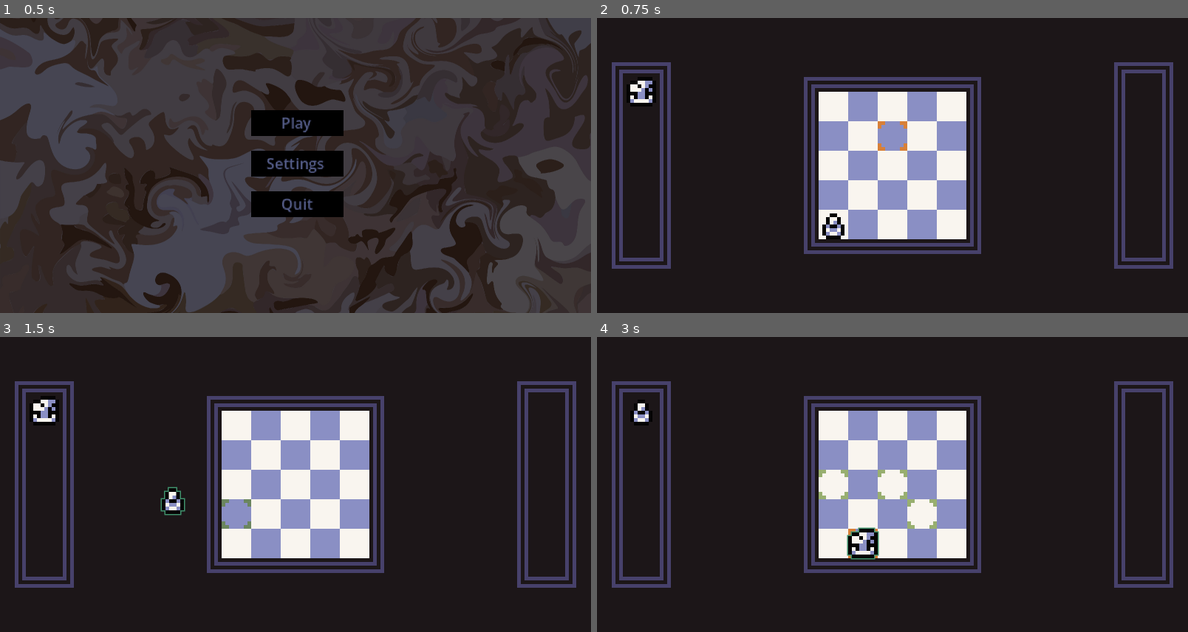
Above: before the commit, frames 1-4 (two rows, left to right).
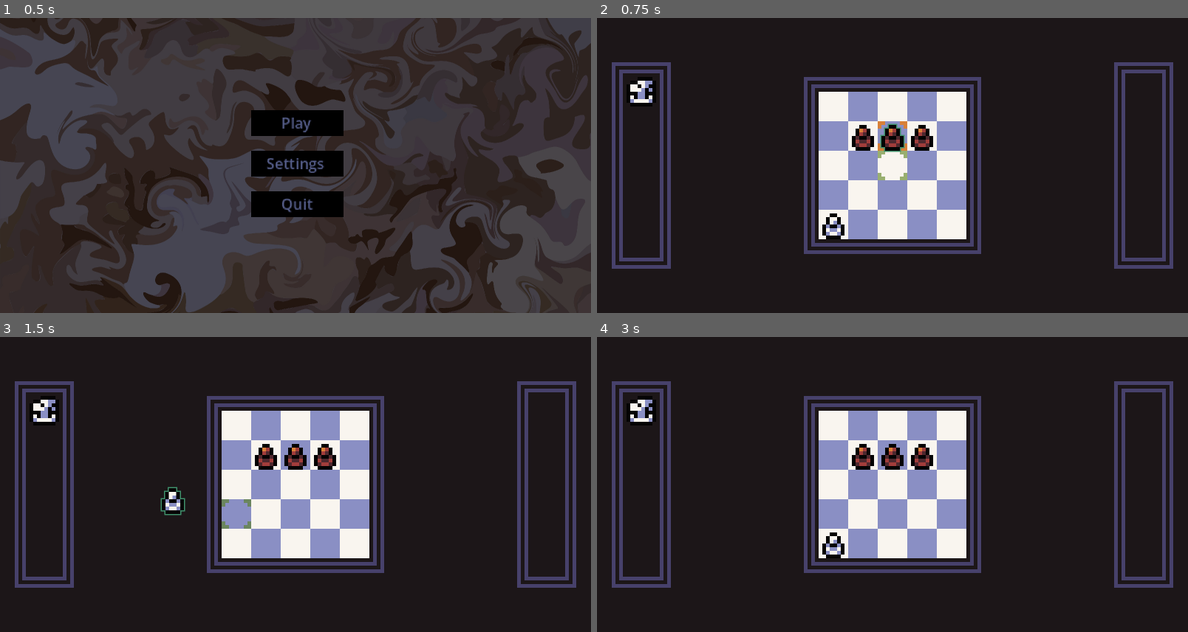
Above: after the commit, the same moments.

Repository: dcmbrk/chess
Game: Godot game, scene res://scenes/main-menu/main_menu.tscn
The game is run twice, just before and just after one commit, with the same random seed, the same clock (stepped at 60 frames per second) and the same inputs.
Inputs (mouse positions are in pixels of both pictures, inside the frame that each line leads up to):
- Up to frame 1 (0.5 s): no input
- Up to frame 2 (0.75 s): click "Play" at 0.5 s
- Up to frame 3 (1.5 s): tap Enter at 1.25 s; drag from (236, 543) to (47, 410) at 1.27 s
- Up to frame 4 (3 s): drag from (644, 410) to (862, 543) at 2.02 s; tap Alt at 2.85 s; click (862, 543) at 2.92 s

Frame 1 is identical in both runs. In frame 2, 0.9% of the frame differs, in the area x 43-57%, y 35-55%; in frame 3, 0.8%; in frame 4, 1.9%, in the area x 5-58%, y 21-76%.

Commit message:
Add play turn

Diff:
--- /dev/null
+++ b/chess/components/turn_manager.gd
@@ -0,0 +1,33 @@
+class_name TurnManager
+extends Node
+
+signal turn_started(team: UnitStats.Team)
+
+@export var starting_team := UnitStats.Team.WHITE
+
+var current_team: UnitStats.Team
+var active := false
+
+
+static func get_opponent(team: UnitStats.Team) -> UnitStats.Team:
+	return UnitStats.Team.BLACK if team == UnitStats.Team.WHITE else UnitStats.Team.WHITE
+
+
+func start_battle() -> void:
+	active = true
+	current_team = starting_team
+	turn_started.emit(current_team)
+
+
+func end_turn() -> void:
+	assert(active, "Can't end a turn outside of a battle!")
+	current_team = get_opponent(current_team)
+	turn_started.emit(current_team)
+
+
+func can_move(piece: UnitStats) -> bool:
+	return active and piece != null and piece.team == current_team
+
+
+func is_legal_move(board: BoardState, from: Vector2i, to: Vector2i) -> bool:
+	return can_move(board.get_piece(from)) and to in MoveRules.get_legal_moves(board, from)
--- a/chess/components/unit_mover.gd
+++ b/chess/components/unit_mover.gd
@@ -1,12 +1,17 @@
 class_name UnitMover
 extends Node
 
+signal unit_captured(unit: Unit)
+
 @export var play_areas: Array[PlayArea]
+@export var board: PlayArea
+@export var turn_manager: TurnManager
 
 
 func _ready() -> void:
 	var units := get_tree().get_nodes_in_group("units")
 	for unit: Unit in units:
+		_register_unit(unit)
 		setup_unit(unit)
 
 
@@ -15,6 +20,43 @@
 	unit.drag_and_drop.drag_canceled.connect(_on_unit_drag_canceled.bind(unit))
 	unit.drag_and_drop.dropped.connect(_on_unit_dropped.bind(unit))
 
+
+
+## Moves a unit that is on the board, following the chess rules.
+## Returns false (and changes nothing) if the move is illegal.
+func perform_board_move(unit: Unit, from: Vector2i, to: Vector2i) -> bool:
+	# The unit may already be removed from the grid while it is dragged.
+	var board_state := board.unit_grid.to_board_state()
+	board_state.set_piece(from, unit.stats)
+
+	if not turn_manager.is_legal_move(board_state, from, to):
+		return false
+
+	if board.unit_grid.units[from] == unit:
+		board.unit_grid.remove_unit(from)
+
+	var captured := board.unit_grid.units[to] as Unit
+	if captured:
+		board.unit_grid.remove_unit(to)
+		unit_captured.emit(captured)
+		captured.queue_free()
+
+	_move_unit(unit, board, to)
+	turn_manager.end_turn()
+	return true
+
+
+func _is_battle_active() -> bool:
+	return turn_manager != null and turn_manager.active
+
+
+func _register_unit(unit: Unit) -> void:
+	var i := _get_play_area_for_position(unit.global_position)
+	if i == -1:
+		return
+
+	var tile := play_areas[i].get_tile_from_global(unit.global_position)
+	play_areas[i].unit_grid.add_unit(tile, unit)
 
 
 func _set_highlighters(enabled: bool) -> void:
@@ -76,6 +118,12 @@
 	var new_area := play_areas[drop_area_index]
 	var new_tile := new_area.get_hovered_tile()
 
+	if _is_battle_active() and (old_area == board or new_area == board):
+		var is_board_move := old_area == board and new_area == board
+		if not is_board_move or not perform_board_move(unit, old_tile, new_tile):
+			_reset_unit_to_starting_position(starting_position, unit)
+		return
+
 	if new_area.unit_grid.is_tile_occupied(new_tile):
 		var old_unit: Unit = new_area.unit_grid.units[new_tile]
 		new_area.unit_grid.remove_unit(new_tile)
--- a/chess/core/board_state.gd
+++ b/chess/core/board_state.gd
@@ -30,6 +30,17 @@
 		_pieces.erase(tile)
 
 
+## Moves the piece and returns the captured piece, or null.
+func move_piece(from: Vector2i, to: Vector2i) -> UnitStats:
+	var piece := get_piece(from)
+	assert(piece, "No piece to move at %s!" % from)
+
+	var captured := get_piece(to)
+	set_piece(from, null)
+	set_piece(to, piece)
+	return captured
+
+
 func is_empty(tile: Vector2i) -> bool:
 	return get_piece(tile) == null
 
--- a/chess/scenes/arena/arena.gd
+++ b/chess/scenes/arena/arena.gd
@@ -8,7 +8,11 @@
 @onready var unit_mover: UnitMover = $UnitMover
 @onready var unit_spawner: UnitSpawner = $UnitSpawner
 @onready var move_highlighter: MoveHighlighter = $MoveHighlighter
+@onready var turn_manager: TurnManager = $TurnManager
 
 func _ready() -> void:
 	unit_spawner.unit_spawned.connect(unit_mover.setup_unit)
 	unit_spawner.unit_spawned.connect(move_highlighter.setup_unit)
+
+	# TODO: start the battle from the preparation phase's GO button instead.
+	turn_manager.start_battle()
--- a/chess/scenes/arena/arena.tscn
+++ b/chess/scenes/arena/arena.tscn
@@ -10,6 +10,8 @@
 [ext_resource type="Script" uid="uid://cmjxdk0g3g2pg" path="res://components/unit_mover.gd" id="7_u52cf"]
 [ext_resource type="Script" uid="uid://c3kvvpgst77kx" path="res://components/unit_spawner.gd" id="9_6w4xk"]
 [ext_resource type="Script" uid="uid://wopted37y6qy" path="res://components/move_highlighter.gd" id="10_mvhl"]
+[ext_resource type="Script" uid="uid://c7f17g8h7fg7m" path="res://components/turn_manager.gd" id="11_trnm"]
+[ext_resource type="Resource" uid="uid://currstgllm6ix" path="res://data/pieces/black_pawn.tres" id="12_bpwn"]
 
 [node name="Arena" type="Node2D" unique_id=392534286]
 script = ExtResource("1_8trdl")
@@ -34,6 +36,18 @@
 
 [node name="Piece" parent="Board" unique_id=725347935 instance=ExtResource("3_5tue2")]
 position = Vector2(4, 36)
+
+[node name="BlackPawn1" parent="Board" instance=ExtResource("3_5tue2")]
+position = Vector2(12, 12)
+stats = ExtResource("12_bpwn")
+
+[node name="BlackPawn2" parent="Board" instance=ExtResource("3_5tue2")]
+position = Vector2(20, 12)
+stats = ExtResource("12_bpwn")
+
+[node name="BlackPawn3" parent="Board" instance=ExtResource("3_5tue2")]
+position = Vector2(28, 12)
+stats = ExtResource("12_bpwn")
 
 [node name="Highlight" type="TileMapLayer" parent="Board" unique_id=176524095]
 tile_set = ExtResource("1_1qjuf")
@@ -100,9 +114,15 @@
 script = ExtResource("4_aj7ud")
 size = Vector2i(1, 6)
 
-[node name="UnitMover" type="Node" parent="." unique_id=1511565796 node_paths=PackedStringArray("play_areas")]
+[node name="TurnManager" type="Node" parent="."]
+script = ExtResource("11_trnm")
+metadata/_custom_type_script = "uid://c7f17g8h7fg7m"
+
+[node name="UnitMover" type="Node" parent="." unique_id=1511565796 node_paths=PackedStringArray("play_areas", "board", "turn_manager")]
 script = ExtResource("7_u52cf")
 play_areas = [NodePath("../Board"), NodePath("../Bench")]
+board = NodePath("../Board")
+turn_manager = NodePath("../TurnManager")
 metadata/_custom_type_script = "uid://cmjxdk0g3g2pg"
 
 [node name="MoveHighlighter" type="Node" parent="." node_paths=PackedStringArray("play_area", "hint_layer")]
--- a/chess/test/unit/test_board_state.gd
+++ b/chess/test/unit/test_board_state.gd
@@ -44,3 +44,26 @@
 	assert_true(board.is_enemy(Vector2i(0, 0), Team.WHITE))
 	assert_false(board.is_enemy(Vector2i(0, 0), Team.BLACK))
 	assert_false(board.is_enemy(Vector2i(1, 1), Team.WHITE), "empty tile is not an enemy")
+
+
+func test_move_piece_to_empty_tile() -> void:
+	var rook := PieceFactory.make(Type.ROOK)
+	board.set_piece(Vector2i(0, 0), rook)
+
+	var captured := board.move_piece(Vector2i(0, 0), Vector2i(0, 3))
+
+	assert_null(captured)
+	assert_true(board.is_empty(Vector2i(0, 0)))
+	assert_eq(board.get_piece(Vector2i(0, 3)), rook)
+
+
+func test_move_piece_returns_captured_piece() -> void:
+	var rook := PieceFactory.make(Type.ROOK)
+	var enemy := PieceFactory.make(Type.PAWN, Team.BLACK)
+	board.set_piece(Vector2i(0, 0), rook)
+	board.set_piece(Vector2i(0, 3), enemy)
+
+	var captured := board.move_piece(Vector2i(0, 0), Vector2i(0, 3))
+
+	assert_eq(captured, enemy)
+	assert_eq(board.get_piece(Vector2i(0, 3)), rook)
--- /dev/null
+++ b/chess/test/unit/test_turn_manager.gd
@@ -0,0 +1,71 @@
+extends GutTest
+
+const Type := UnitStats.Type
+const Team := UnitStats.Team
+
+var turn_manager: TurnManager
+
+
+func before_each() -> void:
+	turn_manager = TurnManager.new()
+	add_child_autofree(turn_manager)
+
+
+func test_is_inactive_before_battle() -> void:
+	assert_false(turn_manager.active)
+	assert_false(turn_manager.can_move(PieceFactory.make(Type.PAWN)))
+
+
+func test_start_battle_gives_first_turn_to_starting_team() -> void:
+	watch_signals(turn_manager)
+
+	turn_manager.start_battle()
+
+	assert_true(turn_manager.active)
+	assert_eq(turn_manager.current_team, Team.WHITE)
+	assert_signal_emitted_with_parameters(turn_manager, "turn_started", [Team.WHITE])
+
+
+func test_starting_team_can_be_black() -> void:
+	turn_manager.starting_team = Team.BLACK
+	turn_manager.start_battle()
+
+	assert_eq(turn_manager.current_team, Team.BLACK)
+
+
+func test_end_turn_alternates_teams() -> void:
+	turn_manager.start_battle()
+	watch_signals(turn_manager)
+
+	turn_manager.end_turn()
+	assert_eq(turn_manager.current_team, Team.BLACK)
+
+	turn_manager.end_turn()
+	assert_eq(turn_manager.current_team, Team.WHITE)
+	assert_signal_emit_count(turn_manager, "turn_started", 2)
+
+
+func test_get_opponent() -> void:
+	assert_eq(TurnManager.get_opponent(Team.WHITE), Team.BLACK)
+	assert_eq(TurnManager.get_opponent(Team.BLACK), Team.WHITE)
+
+
+func test_only_current_team_can_move() -> void:
+	turn_manager.start_battle()
+
+	assert_true(turn_manager.can_move(PieceFactory.make(Type.PAWN, Team.WHITE)))
+	assert_false(turn_manager.can_move(PieceFactory.make(Type.PAWN, Team.BLACK)))
+	assert_false(turn_manager.can_move(null))
+
+
+func test_is_legal_move() -> void:
+	var board := PieceFactory.board_with({
+		Vector2i(2, 2): PieceFactory.make(Type.PAWN, Team.WHITE),
+		Vector2i(0, 0): PieceFactory.make(Type.PAWN, Team.BLACK),
+	})
+	turn_manager.start_battle()
+
+	assert_true(turn_manager.is_legal_move(board, Vector2i(2, 2), Vector2i(2, 1)), "legal pawn move")
+	assert_false(turn_manager.is_legal_move(board, Vector2i(2, 2), Vector2i(2, 0)), "too far")
+	assert_false(turn_manager.is_legal_move(board, Vector2i(0, 0), Vector2i(0, 1)), "not black's turn")
+	assert_false(turn_manager.is_legal_move(board, Vector2i(4, 4), Vector2i(4, 3)), "empty tile")
--- /dev/null
+++ b/chess/test/unit/test_unit_mover.gd
@@ -0,0 +1,101 @@
+extends GutTest
+
+const ARENA = preload("res://scenes/arena/arena.tscn")
+const UNIT = preload("res://scenes/unit/unit.tscn")
+const WHITE_PAWN = preload("res://data/pieces/white_pawn.tres")
+
+var arena: Arena
+var board: PlayArea
+var grid: UnitGrid
+var unit_mover: UnitMover
+var turn_manager: TurnManager
+
+
+func before_each() -> void:
+	arena = ARENA.instantiate()
+	add_child_autofree(arena)
+	board = arena.get_node("Board")
+	grid = board.unit_grid
+	unit_mover = arena.unit_mover
+	turn_manager = arena.turn_manager
+
+
+func _place_unit(tile: Vector2i, stats: UnitStats) -> Unit:
+	var unit: Unit = UNIT.instantiate()
+	grid.add_child(unit)
+	unit.stats = stats
+	unit.global_position = board.get_global_from_tile(tile)
+	grid.add_unit(tile, unit)
+	unit_mover.setup_unit(unit)
+	return unit
+
+
+func test_units_placed_in_scene_are_registered_in_grid() -> void:
+	assert_eq(grid.units[Vector2i(0, 4)], arena.get_node("Board/Piece"))
+	assert_eq(grid.units[Vector2i(1, 1)], arena.get_node("Board/BlackPawn1"))
+
+
+func test_arena_starts_battle_with_white() -> void:
+	assert_true(turn_manager.active)
+	assert_eq(turn_manager.current_team, UnitStats.Team.WHITE)
+
+
+func test_legal_move_moves_unit_and_ends_turn() -> void:
+	var pawn: Unit = grid.units[Vector2i(0, 4)]
+
+	var moved := unit_mover.perform_board_move(pawn, Vector2i(0, 4), Vector2i(0, 3))
+
+	assert_true(moved)
+	assert_null(grid.units[Vector2i(0, 4)])
+	assert_eq(grid.units[Vector2i(0, 3)], pawn)
+	assert_eq(pawn.global_position, board.get_global_from_tile(Vector2i(0, 3)))
+	assert_eq(turn_manager.current_team, UnitStats.Team.BLACK)
+
+
+func test_illegal_move_changes_nothing() -> void:
+	var pawn: Unit = grid.units[Vector2i(0, 4)]
+
+	var moved := unit_mover.perform_board_move(pawn, Vector2i(0, 4), Vector2i(0, 2))
+
+	assert_false(moved)
+	assert_eq(grid.units[Vector2i(0, 4)], pawn)
+	assert_null(grid.units[Vector2i(0, 2)])
+	assert_eq(turn_manager.current_team, UnitStats.Team.WHITE)
+
+
+func test_cannot_move_on_opponents_turn() -> void:
+	var black_pawn: Unit = grid.units[Vector2i(1, 1)]
+
+	assert_false(unit_mover.perform_board_move(black_pawn, Vector2i(1, 1), Vector2i(1, 2)))
+	assert_eq(grid.units[Vector2i(1, 1)], black_pawn)
+
+
+func test_capture_removes_enemy_unit() -> void:
+	var white_pawn := _place_unit(Vector2i(2, 2), WHITE_PAWN)
+	var victim: Unit = grid.units[Vector2i(1, 1)]
+	watch_signals(unit_mover)
+
+	var moved := unit_mover.perform_board_move(white_pawn, Vector2i(2, 2), Vector2i(1, 1))
+
+	assert_true(moved)
+	assert_eq(grid.units[Vector2i(1, 1)], white_pawn)
+	assert_true(victim.is_queued_for_deletion())
+	assert_signal_emitted_with_parameters(unit_mover, "unit_captured", [victim])
+
+
+func test_move_works_when_unit_was_already_removed_by_drag() -> void:
+	var pawn: Unit = grid.units[Vector2i(0, 4)]
+	grid.remove_unit(Vector2i(0, 4))
+
+	assert_true(unit_mover.perform_board_move(pawn, Vector2i(0, 4), Vector2i(0, 3)))
+	assert_eq(grid.units[Vector2i(0, 3)], pawn)
+
+
+func test_turns_alternate_between_players() -> void:
+	var white: Unit = grid.units[Vector2i(0, 4)]
+	var black: Unit = grid.units[Vector2i(3, 1)]
+
+	assert_true(unit_mover.perform_board_move(white, Vector2i(0, 4), Vector2i(0, 3)))
+	assert_false(unit_mover.perform_board_move(white, Vector2i(0, 3), Vector2i(0, 2)), "white can't move twice")
+	assert_true(unit_mover.perform_board_move(black, Vector2i(3, 1), Vector2i(3, 2)))
+	assert_true(unit_mover.perform_board_move(white, Vector2i(0, 3), Vector2i(0, 2)))
Not shown, added: chess/components/turn_manager.gd.uid
Not shown, added: chess/test/unit/test_turn_manager.gd.uid
Not shown, added: chess/test/unit/test_unit_mover.gd.uid
